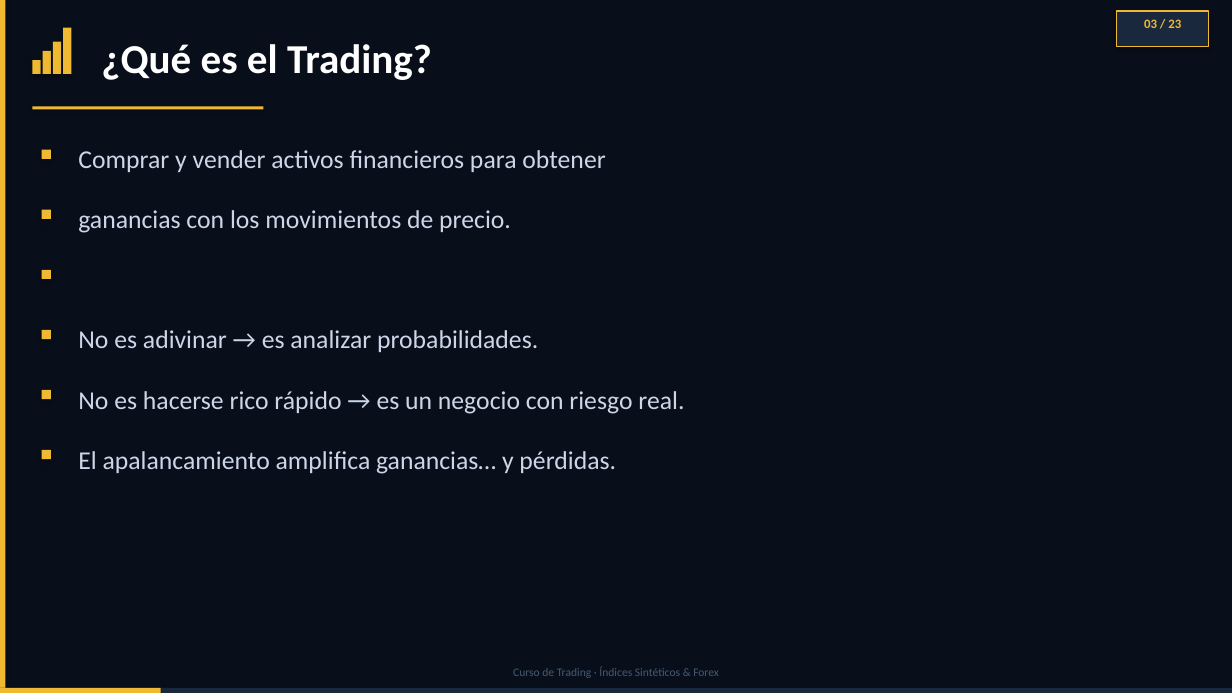
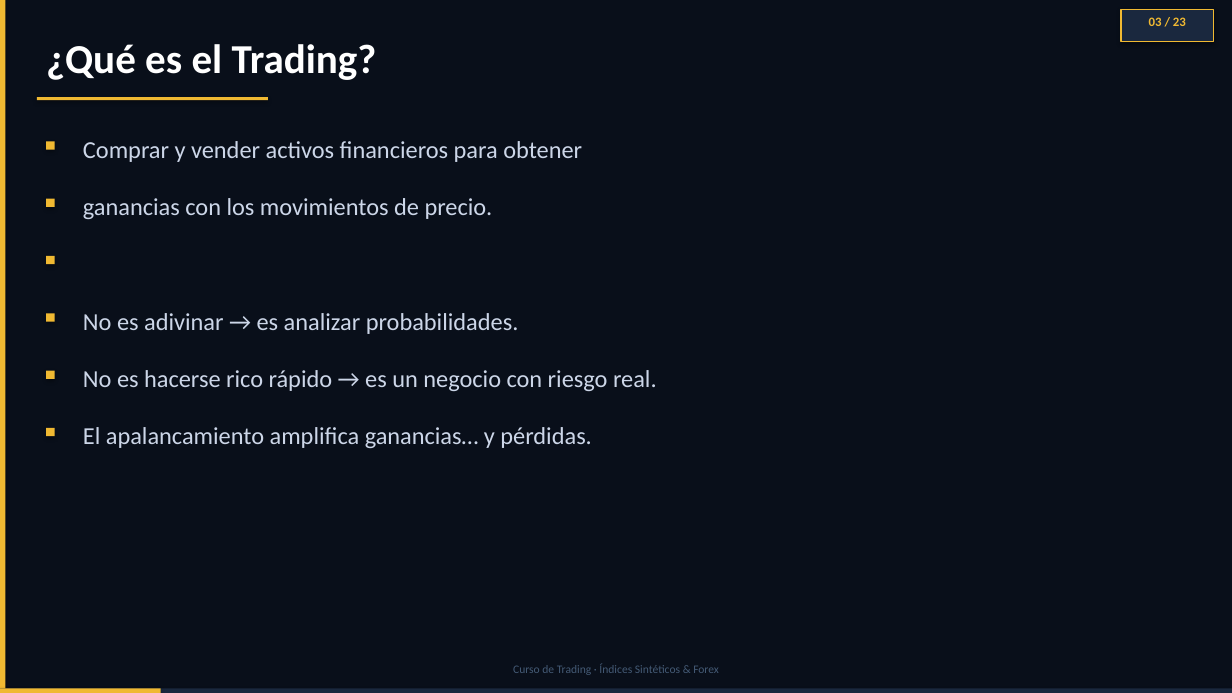
Before and after one commit to daac-gif/curso-trading, a slide deck: slide 3 of diapositivas/Clase_01_PREMIUM_FINAL.pptx. Drawn at 1232x693 pixels with LibreOffice and Linux fonts; fonts in the diff are those of the drawing. Boxes give left, top, right and bottom in pixels: in the first picture for what was removed or moved away, otherwise in the second. Text is boxed around its words. In the diff, an @@ line names an element or a change of style, - is before the commit and + after.

```diff
--- a/diapositivas/Clase_01_PREMIUM_FINAL.pptx
+++ b/diapositivas/Clase_01_PREMIUM_FINAL.pptx
@@ text "¿Qué es el Trading?": place and size @@
-text "¿Qué es el Trading?" at box(101, 44, 432, 80)
+text "¿Qué es el Trading?" at box(46, 44, 377, 80)
@@ rectangle removed at box(63, 28, 71, 74) @@
@@ text "03 / 23": place and size @@
-text "03 / 23" at box(1144, 19, 1181, 28)
+text "03 / 23" at box(1149, 17, 1186, 26)
@@ rectangle: place and size @@
-rectangle at box(1116, 11, 1209, 46)
+rectangle at box(1121, 9, 1214, 42)
@@ rectangle removed at box(43, 51, 51, 74) @@
@@ rectangle: place and size @@
-rectangle at box(32, 106, 263, 110)
+rectangle at box(37, 97, 268, 101)
@@ rectangle: place and size @@
-rectangle at box(53, 42, 61, 74)
+rectangle at box(46, 141, 55, 150)
@@ text "Comprar y vender activos financieros ...": place and size @@
-text "Comprar y vender activos financieros ..." at box(78, 150, 605, 172)
+text "Comprar y vender activos financieros ..." at box(83, 141, 582, 162)
@@ rectangle: place and size @@
-rectangle at box(32, 60, 41, 74)
+rectangle at box(46, 199, 55, 207)
@@ text "ganancias con los movimientos de ...": place and size @@
-text "ganancias con los movimientos de ..." at box(78, 210, 511, 233)
+text "ganancias con los movimientos de ..." at box(83, 198, 493, 219)
@@ rectangle: place and size @@
-rectangle at box(42, 150, 51, 159)
+rectangle at box(46, 256, 55, 264)
@@ rectangle: place and size @@
-rectangle at box(42, 210, 51, 219)
+rectangle at box(46, 313, 55, 322)
@@ text "No es adivinar → es ...": place and size @@
-text "No es adivinar → es ..." at box(78, 330, 538, 352)
+text "No es adivinar → es ..." at box(83, 313, 519, 334)
@@ text "No es hacerse rico rápido ...": place and size @@
-text "No es hacerse rico rápido ..." at box(78, 391, 684, 414)
+text "No es hacerse rico rápido ..." at box(83, 370, 657, 391)
@@ rectangle: place and size @@
-rectangle at box(42, 270, 51, 279)
+rectangle at box(46, 371, 55, 379)
@@ rectangle removed at box(42, 390, 51, 399) @@
@@ size 20 to 19 pt in 5 elements at box(83, 141, 582, 162), box(83, 198, 493, 219), box(83, 313, 519, 334), box(83, 370, 657, 391), box(83, 427, 591, 448) @@
@@ text "El apalancamiento amplifica ganancias… y ...": place and size @@
-text "El apalancamiento amplifica ganancias… y ..." at box(78, 451, 616, 474)
+text "El apalancamiento amplifica ganancias… y ..." at box(83, 427, 591, 448)
@@ rectangle: place and size @@
-rectangle at box(42, 330, 51, 339)
+rectangle at box(46, 428, 55, 436)
@@ rectangle removed at box(42, 450, 51, 459) @@
```
Also in this commit, not shown: 22 other slides changed.
